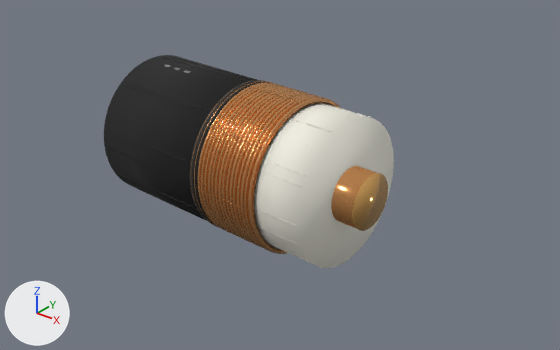
What one commit did to the glTF model public/models/rf-ldf45-macro.glb.
Rendered twice from a camera (50 mm lens) standing at (10.42, -12.12, 7.32) and looking at (0.49, 0.29, -0.37). Arrows for +X, +Y and +Z are at lower left; the lights stay in place. The picture after the commit comes second. Where no turn or scale is listed for an object, it has been applied to the vertices. Vertices at exactly the same position are counted once.

In view in the first picture: 'annular corrugated solid shield', 'hardline jacket cut wall', 'macro foam dielectric exposed core', 'macro hardline jacket body', 'polished conductor cut face glow', 'polished solid center conductor' and 5 more.
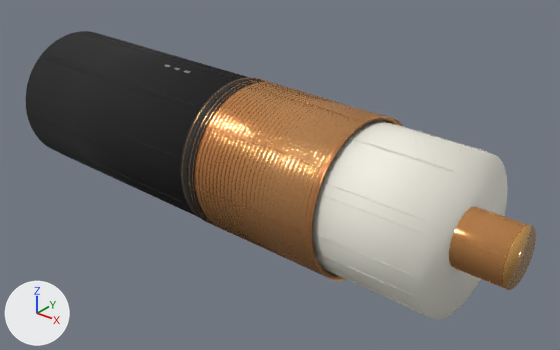
Location of each change, (x1, y1, x2, y2) in pixels of the pictures (560 x 350 px):
'macro foam dielectric exposed core', reshaped, moved (38% wider, 20% taller)
    before: (254, 103, 394, 268)
    after: (313, 121, 507, 319)
'macro hardline jacket body', reshaped, moved (46% wider, 11% taller)
    before: (104, 55, 257, 221)
    after: (26, 31, 250, 216)
'annular corrugated solid shield', reshaped (47% wider, 17% taller)
    before: (191, 81, 341, 254)
    after: (182, 78, 403, 281)
'polished solid center conductor', reshaped, moved
    before: (331, 166, 377, 229)
    after: (449, 207, 528, 288)
'polished conductor cut face glow', moved
    before: (352, 173, 388, 231)
    after: (503, 225, 536, 290)
'hardline jacket cut wall', reshaped (6% wider)
    before: (189, 80, 270, 225)
    after: (180, 78, 266, 225)

Patch to the scene script:
```diff
--- a/public/models/rf-ldf45-macro.glb.py
+++ b/public/models/rf-ldf45-macro.glb.py
@@ me_annular_corrugated_solid_shield_mesh @@
-me_annular_corrugated_solid_shield_mesh.from_pydata(...)  # 12416 vertices, 24576 faces; spans x -0.33..1.59, y -1.81..1.76, z -1.75..1.75
+me_annular_corrugated_solid_shield_mesh.from_pydata(...)  # 17536 vertices, 34816 faces; spans x -0.6..3.13, y -1.88..1.77, z -1.75..1.75
+# me_annular_corrugated_solid_shield_mesh part 1: 29 vertices moved within x -0.1..0.55, y -1.69..1.54, z -1.67..1.67; 12255 vertices removed from x -0.33..1.59, y -1.81..1.76, z -1.75..1.75; 17375 vertices added at x -0.6..3.13, y -1.88..1.77, z -1.75..1.75
 me_annular_corrugated_solid_shield_mesh.materials.append(mat_corrugated_copper_outer_conductor_001)
@@ me_cylinder_001 @@
-me_cylinder_001.from_pydata(...)  # 256 vertices, 508 faces; spans x -0.18..0.18, y -1.74..1.74, z -1.74..1.74
+me_cylinder_001.from_pydata(...)  # 256 vertices, 508 faces; spans x -0.28..0.28, y -1.75..1.75, z -1.74..1.74
+# me_cylinder_001 part 2: the whole mesh is multiplied about its middle by the matrix ((2.009, -0.044, 0.0), (-0.044, 1.002, 0.0), (0.0, 0.0, 1.0))
 me_cylinder_001.materials.append(mat_hardline_jacket_cut_wall_001)
@@ me_cylinder_002 @@
-me_cylinder_002.from_pydata(...)  # 256 vertices, 508 faces; spans x -0.84..0.84, y -1.65..1.65, z -1.62..1.62
+me_cylinder_002.from_pydata(...)  # 256 vertices, 508 faces; spans x -1.62..1.62, y -1.69..1.69, z -1.62..1.62
+# me_cylinder_002 part 3: the whole mesh is multiplied about its middle by the matrix ((2.009, -0.044, 0.0), (-0.044, 1.002, 0.0), (0.0, 0.0, 1.0))
 me_cylinder_002.materials.append(mat_gas_injected_foam_pe_001)
@@ me_cylinder @@
-me_cylinder.from_pydata(...)  # 256 vertices, 508 faces; spans x -1.6..1.6, y -1.78..1.78, z -1.72..1.72
+me_cylinder.from_pydata(...)  # 256 vertices, 508 faces; spans x -3.14..3.14, y -1.85..1.85, z -1.72..1.72
+# me_cylinder part 4: the whole mesh is multiplied about its middle by the matrix ((2.009, -0.044, 0.0), (-0.044, 1.002, 0.0), (0.0, 0.0, 1.0))
 me_cylinder.materials.append(mat_hardline_matte_jacket_001)
@@ me_cylinder_003 @@
-me_cylinder_003.from_pydata(...)  # 256 vertices, 508 faces; spans x -1.55..1.55, y -0.67..0.67, z -0.6..0.6
+me_cylinder_003.from_pydata(...)  # 256 vertices, 508 faces; spans x -3.1..3.1, y -0.74..0.74, z -0.6..0.6
+# me_cylinder_003 part 5: the whole mesh is multiplied about its middle by the matrix ((2.009, -0.044, 0.0), (-0.044, 1.002, 0.0), (0.0, 0.0, 1.0))
 me_cylinder_003.materials.append(mat_bare_copper_macro_conductor_009)
@@ ob_macro_foam_dielectric_exposed_core @@
 ob_macro_foam_dielectric_exposed_core = bpy.data.objects.new('macro foam dielectric exposed core', me_cylinder_002)
-ob_macro_foam_dielectric_exposed_core.location = (1.88, -0.08, 0.0)
+ob_macro_foam_dielectric_exposed_core.location = (3.78, -0.16, 0.0)
@@ ob_macro_hardline_jacket_body @@
 ob_macro_hardline_jacket_body = bpy.data.objects.new('macro hardline jacket body', me_cylinder)
-ob_macro_hardline_jacket_body.location = (-1.72, 0.08, 0.0)
+ob_macro_hardline_jacket_body.location = (-3.45, 0.15, 0.0)
@@ ob_polished_conductor_cut_face_glow @@
 ob_polished_conductor_cut_face_glow = bpy.data.objects.new('polished conductor cut face glow', me_cylinder_004)
-ob_polished_conductor_cut_face_glow.location = (3.18, -0.14, 0.0)
+ob_polished_conductor_cut_face_glow.location = (6.39, -0.28, 0.0)
@@ ob_polished_solid_center_conductor @@
 ob_polished_solid_center_conductor = bpy.data.objects.new('polished solid center conductor', me_cylinder_003)
-ob_polished_solid_center_conductor.location = (1.65, -0.07, 0.0)
+ob_polished_solid_center_conductor.location = (3.31, -0.14, 0.0)
```
